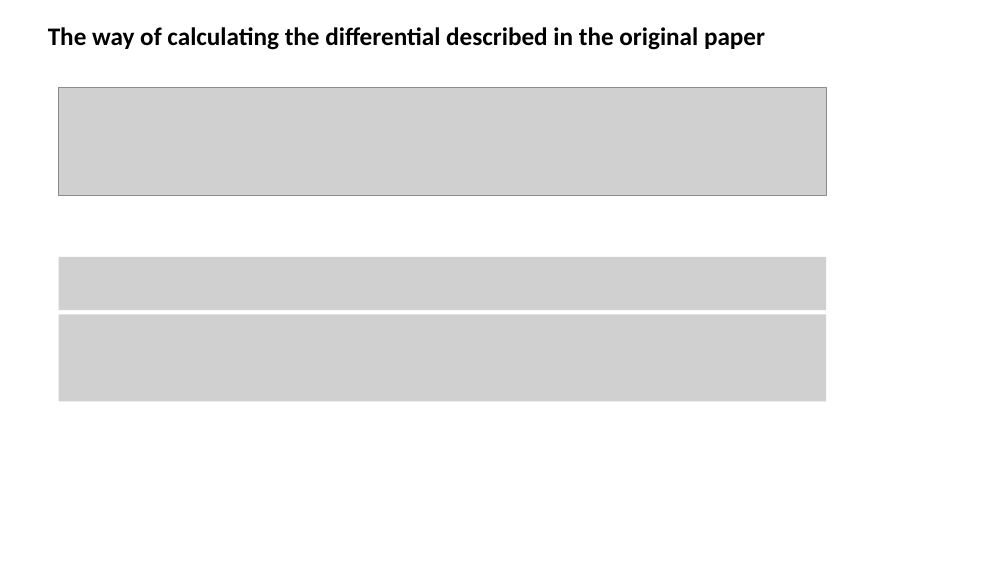
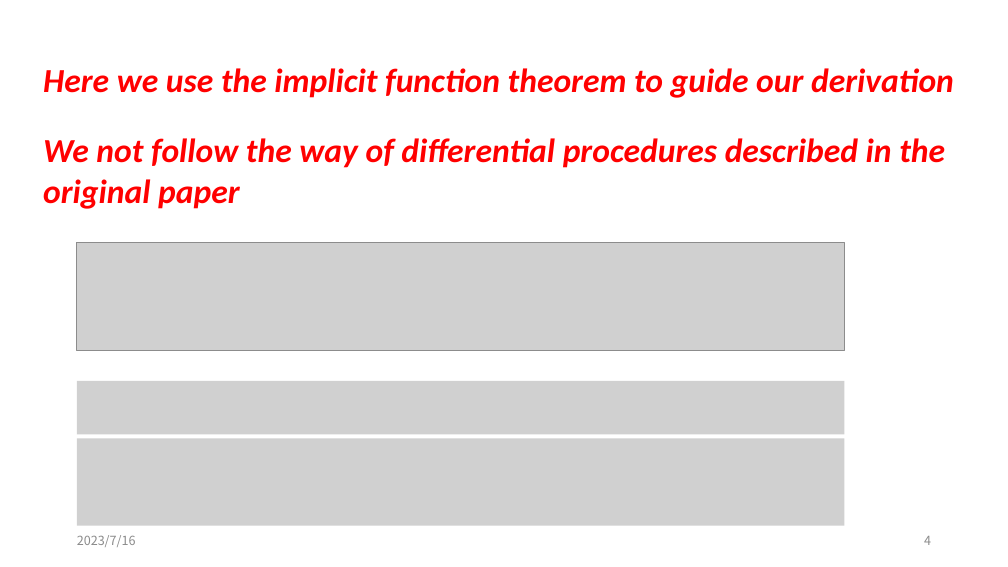
Before and after one commit to wowotou1998/Convex-Optimization-Notes, a slide deck: slide 4 of OptNet详解2.pptx. Drawn at 1008x567 pixels with LibreOffice and Linux fonts; fonts in the diff are those of the drawing; grey boxes stand for pictures. Boxes give left, top, right and bottom in pixels: in the first picture for what was removed or moved away, otherwise in the second. Text is boxed around its words. In the diff, an @@ line names an element or a change of style, - is before the commit and + after.

```diff
--- a/OptNet详解2.pptx
+++ b/OptNet详解2.pptx
@@ text added at <box>43,68,954,98</box>, 32 pt, text #FF0000, bold, italic @@
+Here we use the implicit function theorem to guide our derivation
@@ picture removed at <box>58,87,826,195</box> @@
@@ text at <box>43,138,945,209</box>: text changed; size 24 to 32 pt; text colour #000000 to #FF0000; italic on @@
-The way of calculating the differential described in the original paper
+We not follow the way of differential procedures described in the original paper
@@ picture removed at <box>58,257,826,311</box> @@
@@ picture added at <box>77,243,845,351</box> @@
@@ picture removed at <box>58,315,826,402</box> @@
@@ picture added at <box>77,381,845,435</box> @@
@@ picture added at <box>77,439,845,526</box> @@
@@ text added at <box>77,535,136,547</box>, 12 pt, text #8C8C8C @@
+2023/7/16
@@ page number added at <box>924,536,931,545</box>, 12 pt, text #8C8C8C @@
+4
```
Also in this commit, not shown: 3 other slides changed, 18 slides added, 3 slides removed.
